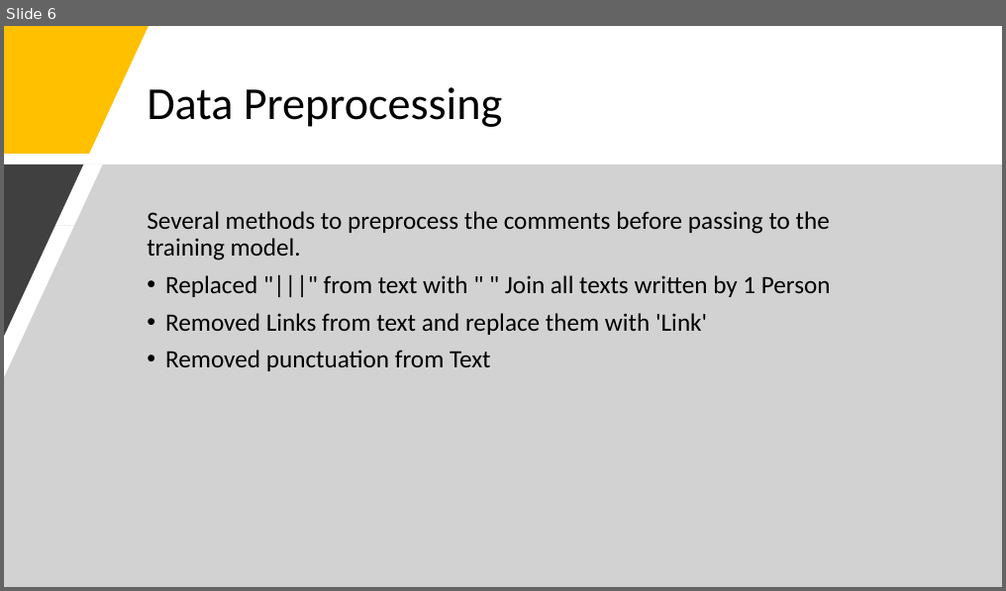
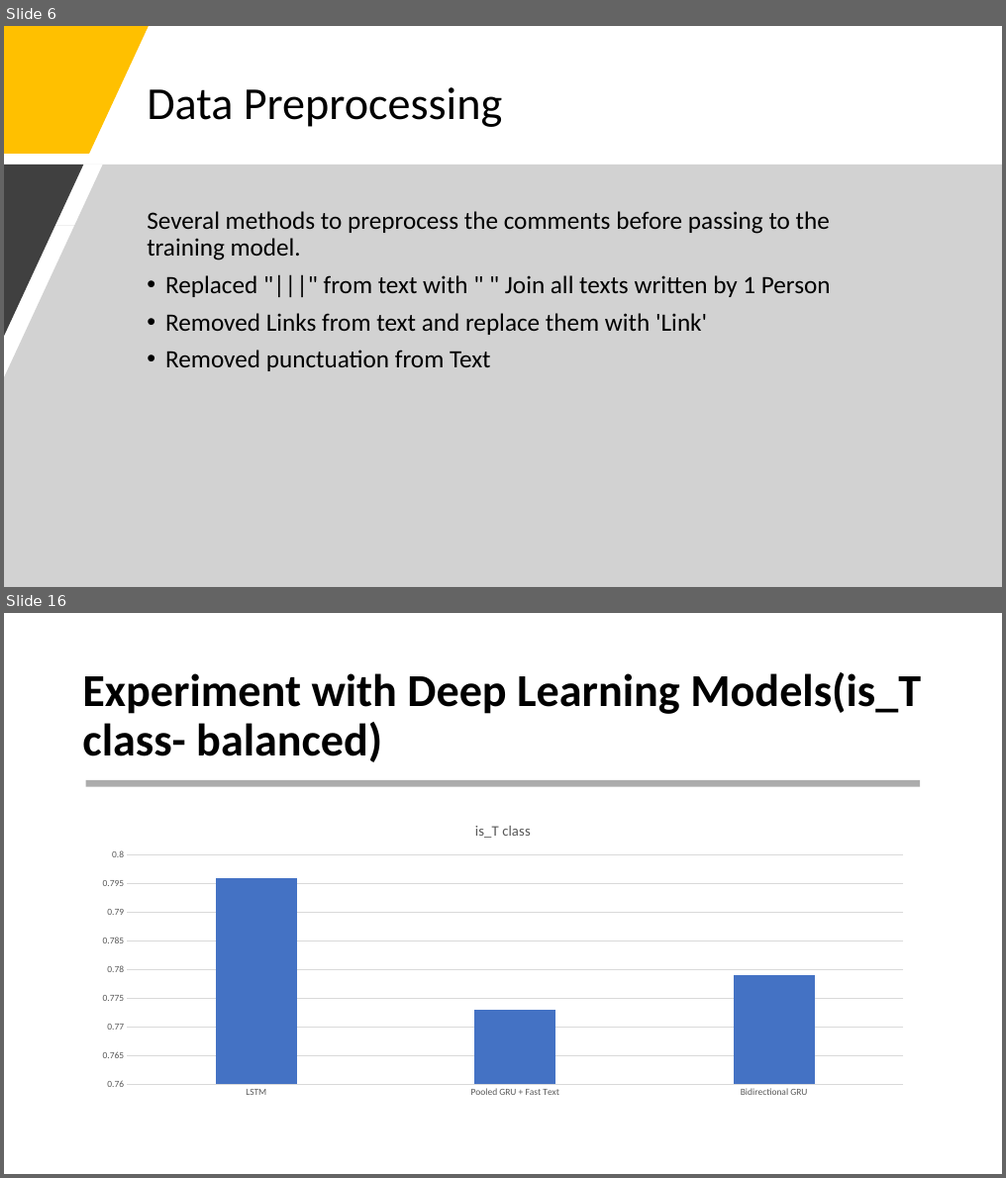
Before and after one commit to nalisharathod01/Myers-Briggs-Personality-Prediction, a slide deck: Project Presentation.pptx. Shown one above the other, each under a label of ours: slide 6 before the commit, slides 6 and 16 after it; the slides between them are not shown. The pictures are 1006x591 and 1006x1178 pixels, drawn with LibreOffice and Linux fonts; fonts in the diff are those of the drawing. Boxes give left, top, right and bottom in pixels: in the first picture for what was removed or moved away, otherwise in the second. Text is boxed around its words. In the diff, an @@ line names an element or a change of style, - is before the commit and + after.

Commit message:
Deep learning portion added

```diff
--- a/Project Presentation.pptx
+++ b/Project Presentation.pptx
@@ slide 16 added at [4,613,1002,1174], background #FFFFFF @@
@@ title added at [82,672,921,762], 44 pt, text #000000, bold @@
+Experiment with Deep Learning Models(is_T class- balanced)
@@ rectangle added at [85,780,920,787], fill #808080 at 65% opacity @@
@@ column chart added at [85,808,920,1105] @@
+title "is_T class "
+categories: LSTM, Pooled GRU + Fast Text, Bidirectional GRU
+Series 1: 0.8, 0.77, 0.78
```
Also in this commit, not shown: 1 slide changed, 16 other slides added, 1 other file.
